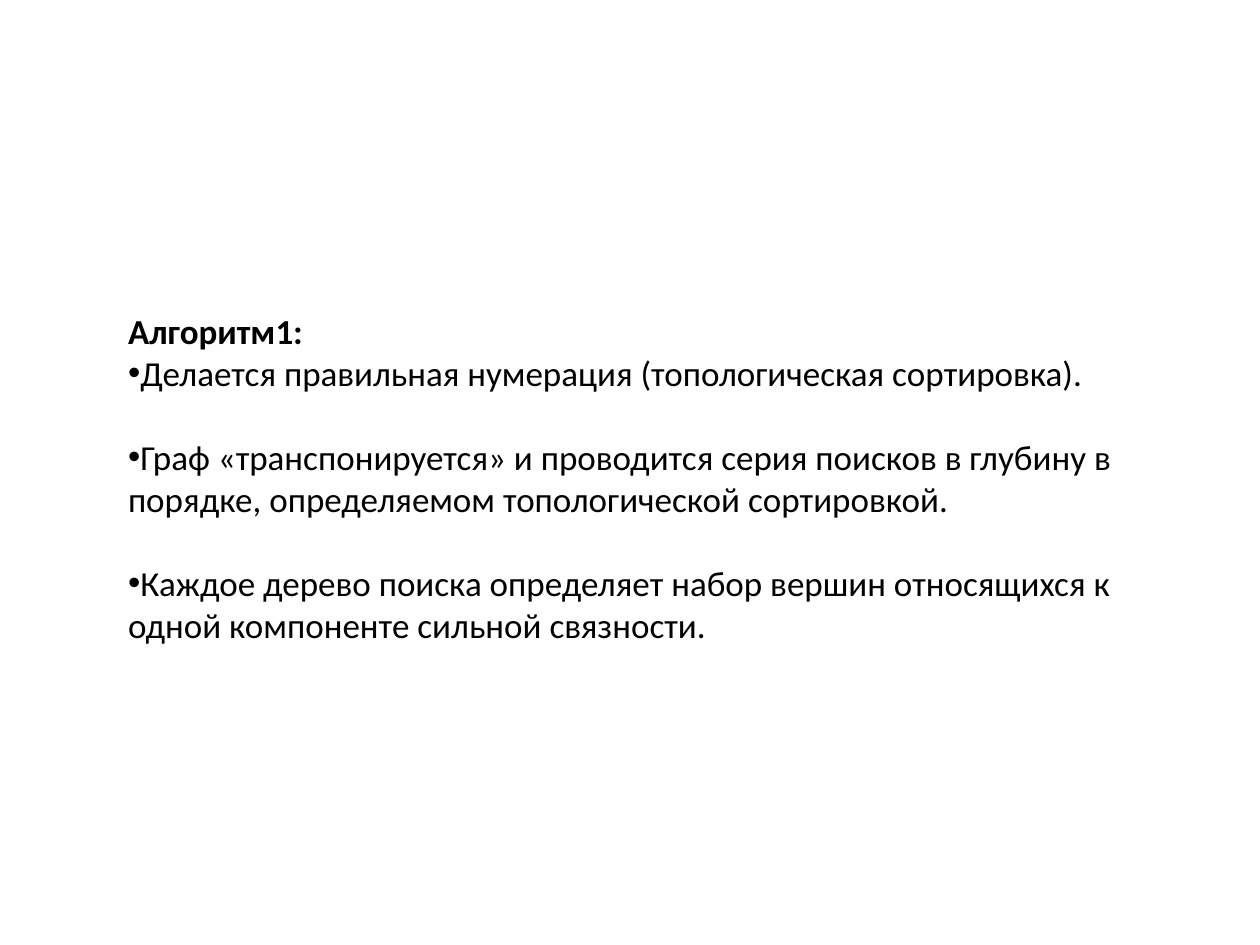
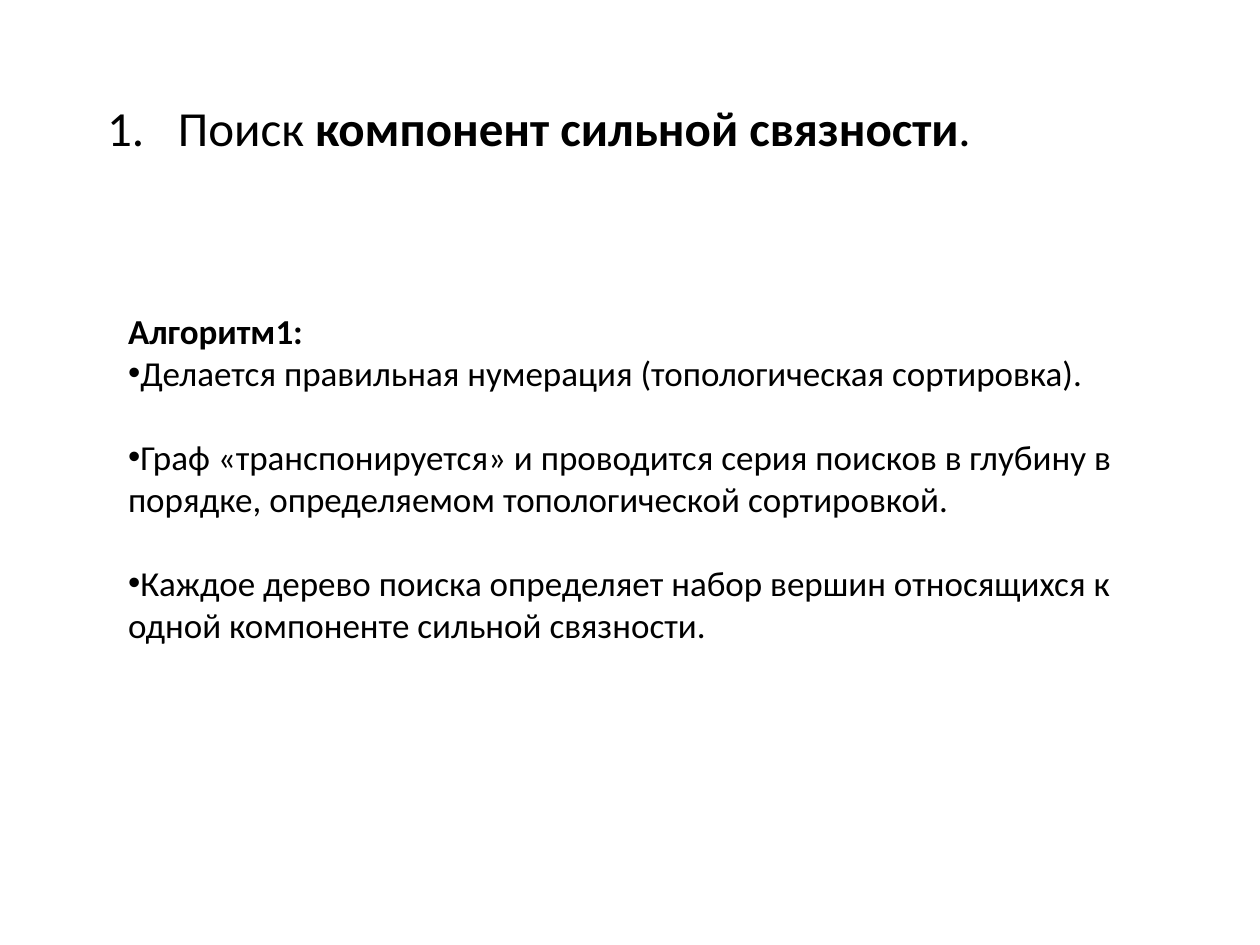
Before and after one commit to SteinbergOB/ANG, a slide deck: slide 31 of Презентации/Лекция 2.pptx (slide 24 before the commit). Drawn at 1260x945 pixels with LibreOffice and Linux fonts; fonts in the diff are those of the drawing. Boxes give left, top, right and bottom in pixels: in the first picture for what was removed or moved away, otherwise in the second. Text is boxed around its words. In the diff, an @@ line names an element or a change of style, - is before the commit and + after.

```diff
--- a/Презентации/Лекция 2.pptx
+++ b/Презентации/Лекция 2.pptx
@@ text added at (178,112,970,147), 28 pt, text #000000, bold @@
+1. Поиск компонент сильной связности.
```
Also in this commit, not shown: 16 other slides changed, 50 slides added, 1 slide removed, 1 other file.
